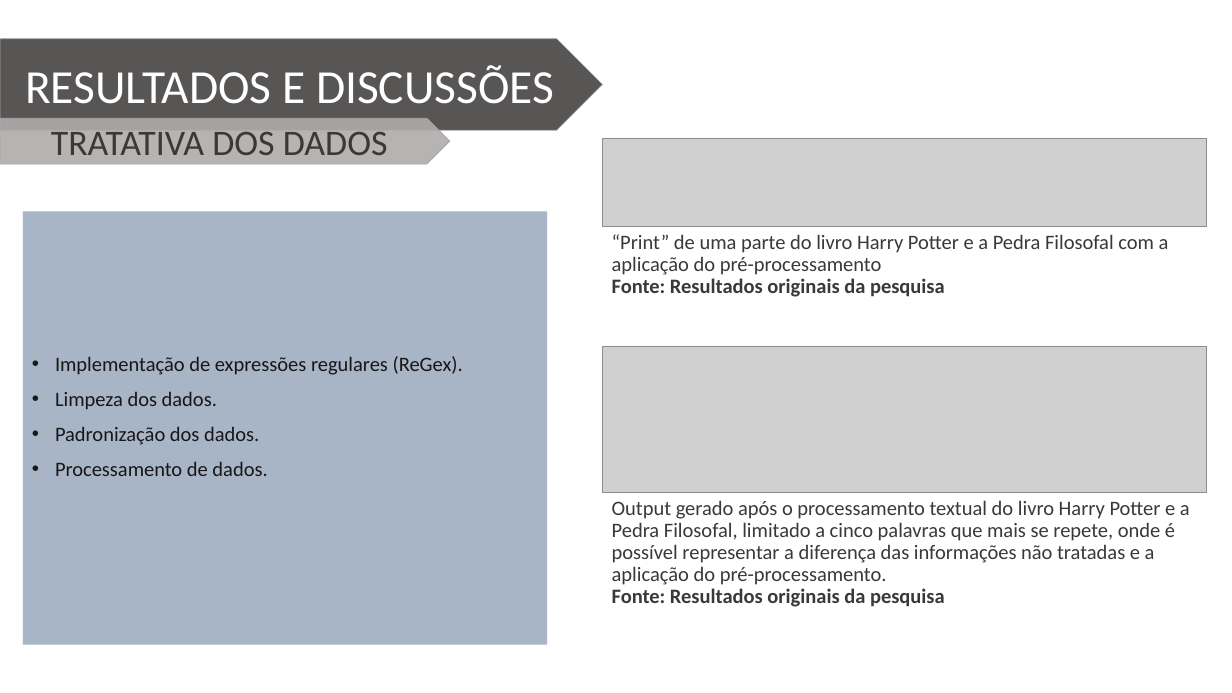
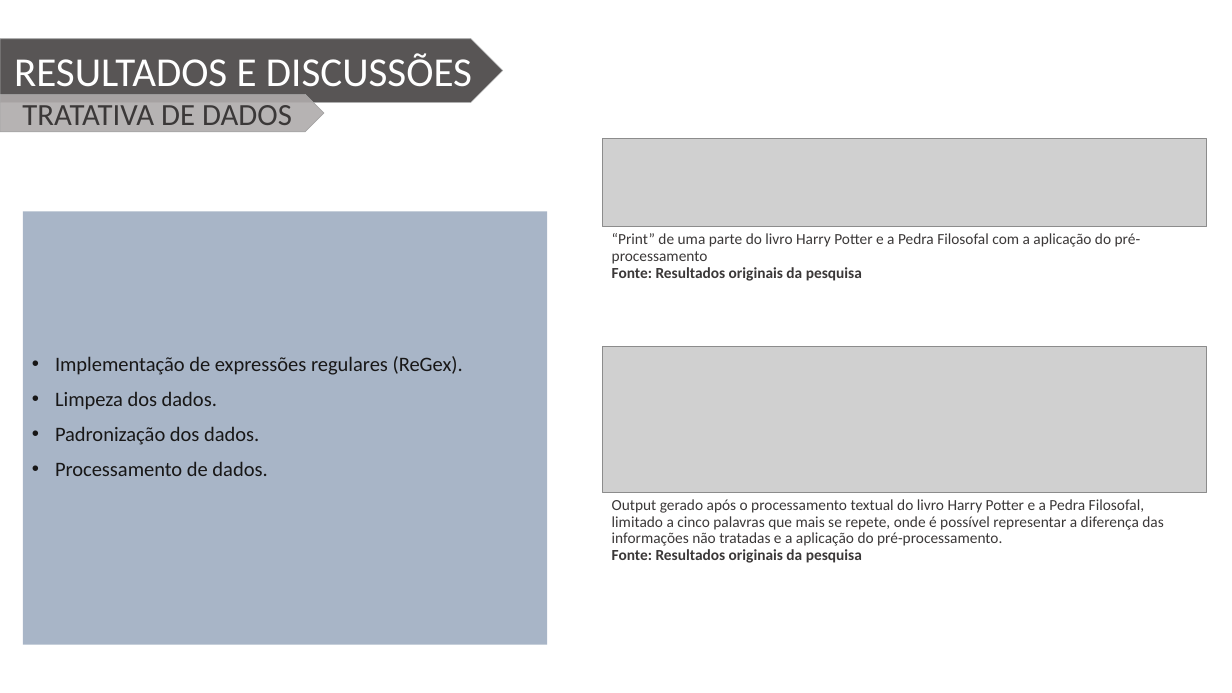
Before and after one commit to Wiryco/Natural-Language-Analysis-And-Processing, a slide deck: slide 8 of Apresentação TCC - Vinícius Andrade Lopes.pptx. Drawn at 1232x693 pixels with LibreOffice and Linux fonts; fonts in the diff are those of the drawing; grey boxes stand for pictures; background and template pictures are left out. Boxes give left, top, right and bottom in pixels: in the first picture for what was removed or moved away, otherwise in the second. Text is boxed around its words. In the diff, an @@ line names an element or a change of style, - is before the commit and + after.

```diff
--- a/Apresentação TCC - Vinícius Andrade Lopes.pptx
+++ b/Apresentação TCC - Vinícius Andrade Lopes.pptx
@@ pentagon arrow "RESULTADOS E DISCUSSÕES": place and size @@
-pentagon arrow "RESULTADOS E DISCUSSÕES" at (0,39,603,130)
+pentagon arrow "RESULTADOS E DISCUSSÕES" at (0,39,503,103)
@@ pentagon arrow "RESULTADOS E DISCUSSÕES" at (0,39,503,103): size 37 to 32 pt @@
@@ pentagon arrow "TRATATIVA DE DADOS": place and size @@
-pentagon arrow "TRATATIVA DE DADOS" at (0,118,450,165)
+pentagon arrow "TRATATIVA DE DADOS" at (0,94,324,132)
@@ text in pentagon arrow at (22,105,292,133): text changed; size 28 to 24 pt @@
-TRATATIVA DOS DADOS
+TRATATIVA DE DADOS
@@ text "“Print” de uma parte do ..." at (612,233,1141,281): size 16 to 12 pt @@
@@ text "Output gerado após o processamento ..." at (612,499,1163,563): size 16 to 12 pt @@
```
Also in this commit, not shown: 8 other slides changed, 2 slides added, 2 other files.
